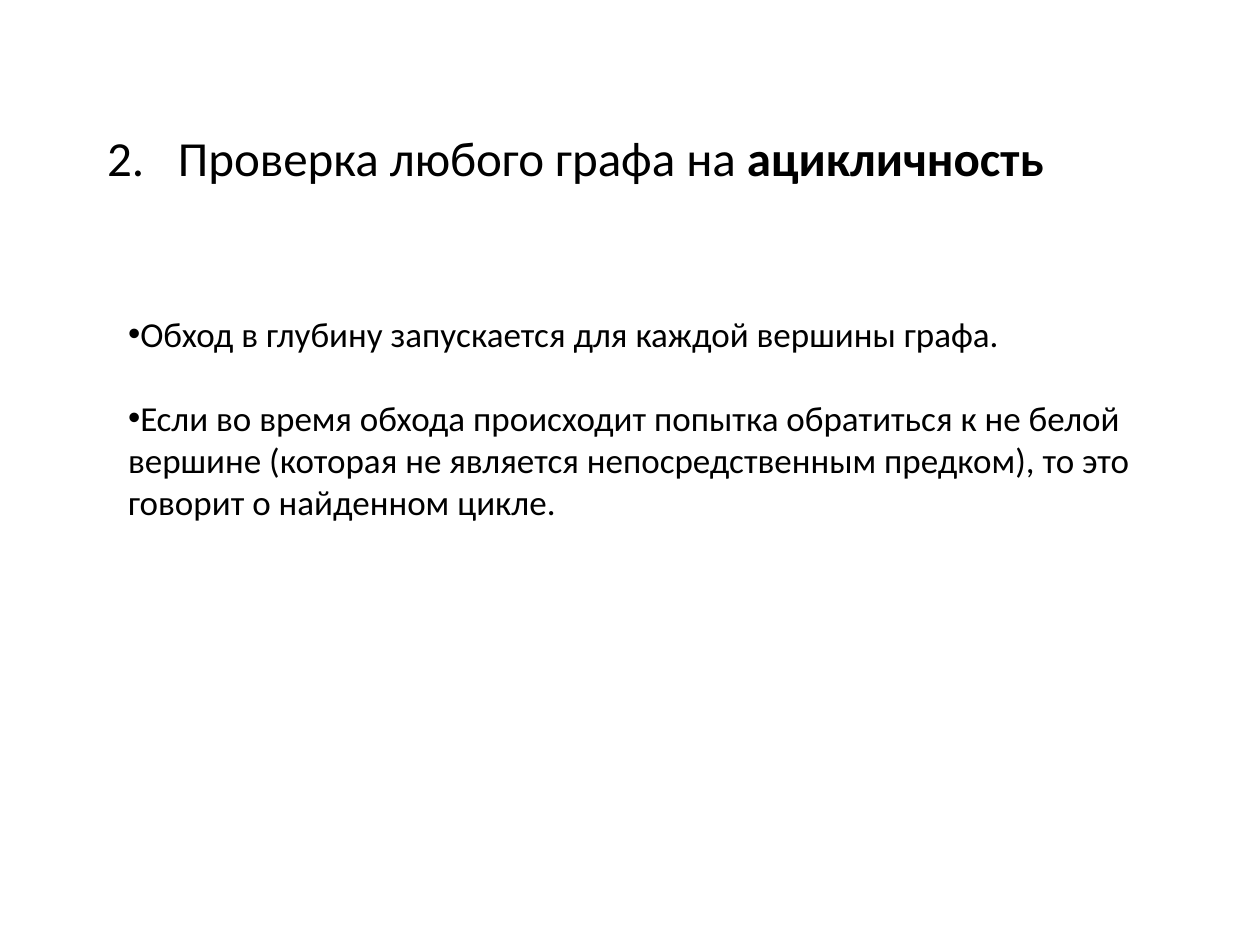
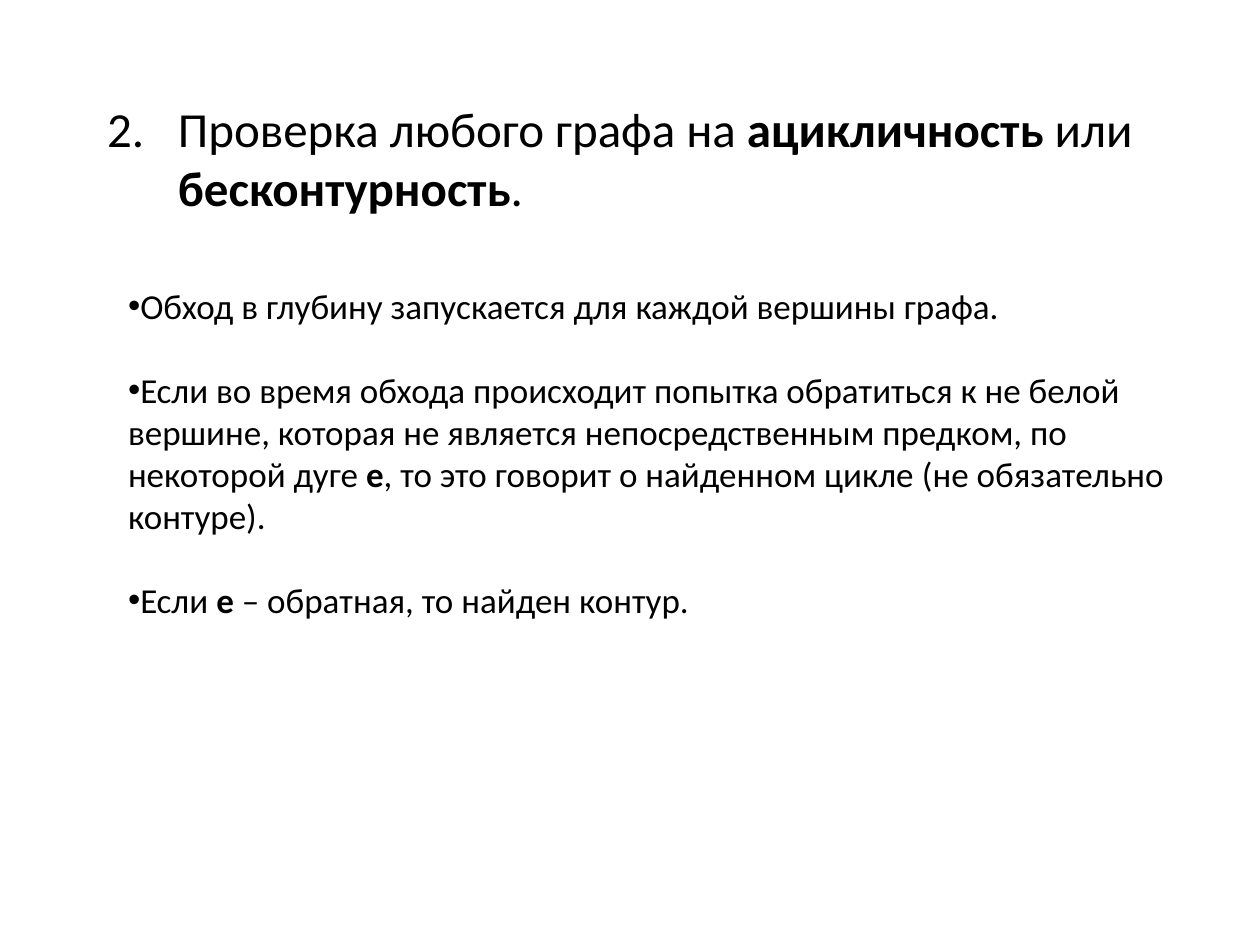
Before and after one commit to SteinbergOB/ANG, a slide deck: slide 47 of Презентации/Лекция 1.pptx (slide 52 before the commit). Drawn at 1260x945 pixels with LibreOffice and Linux fonts; fonts in the diff are those of the drawing. Boxes give left, top, right and bottom in pixels: in the first picture for what was removed or moved away, otherwise in the second. Text is boxed around its words. In the diff, an @@ line names an element or a change of style, - is before the commit and + after.

```diff
--- a/Презентации/Лекция 1.pptx
+++ b/Презентации/Лекция 1.pptx
@@ text at [178, 113, 1133, 214]: text changed; bold on @@
-2. Проверка любого графа на ацикличность
+2. Проверка любого графа на ацикличность или бесконтурность.
@@ text at [128, 379, 1164, 619]: text changed @@
-• Если во время обхода происходит попытка обратиться к не белой вершине (которая не является непосредственным предком), то это говорит о найденном цикле.
+• Если во время обхода происходит попытка обратиться к не белой вершине, которая не является непосредственным предком, по некоторой дуге e, то это говорит о найденном цикле (не обязательно контуре).
+• Если e – обратная, то найден контур.
```
Also in this commit, not shown: 8 other slides changed, 2 slides added, 14 slides removed, 2 other files.
